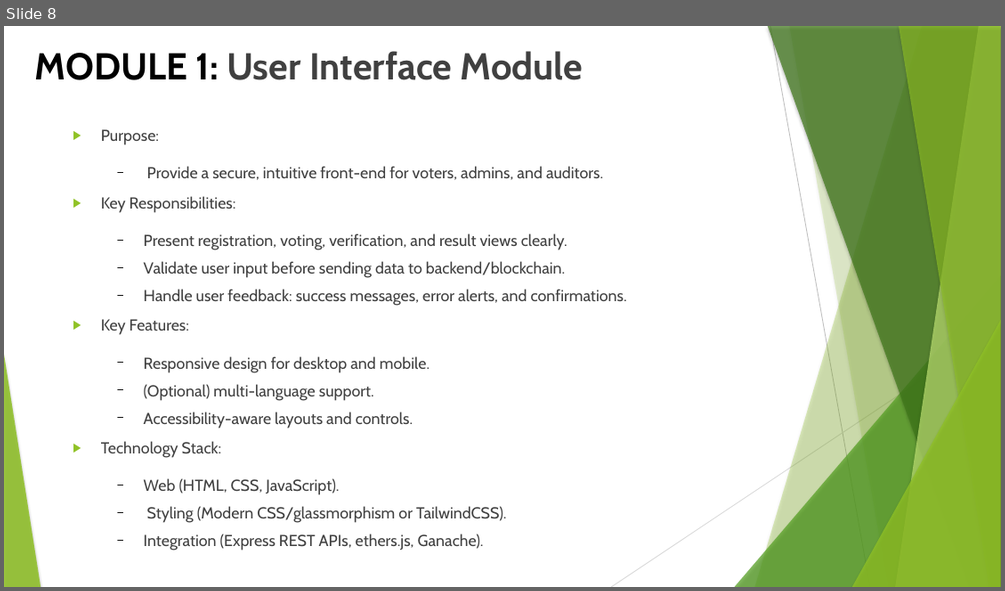
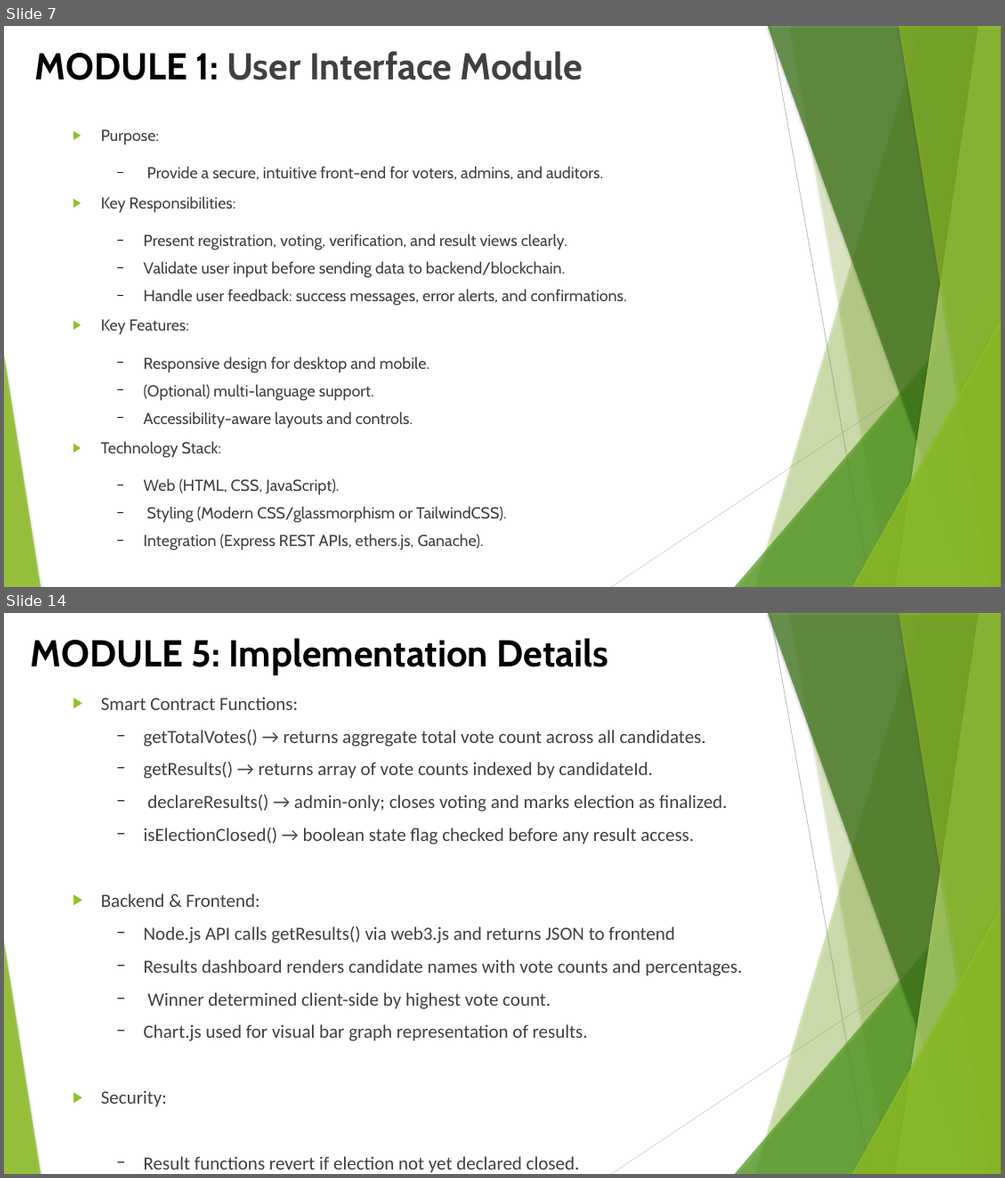
Before and after one commit to SridharanThangaraji/blockchain-voting, a slide deck: docs/blockchain-voting-review-II.pptx. Shown one above the other, each under a label of ours: slide 8 before the commit, slides 7 and 14 after it; the slides between them are not shown. The pictures are 1005x591 and 1005x1178 pixels, drawn with LibreOffice and Linux fonts; fonts in the diff are those of the drawing. Boxes give left, top, right and bottom in pixels: in the first picture for what was removed or moved away, otherwise in the second. Text is boxed around its words. In the diff, an @@ line names an element or a change of style, - is before the commit and + after.

```diff
--- a/docs/blockchain-voting-review-II.pptx
+++ b/docs/blockchain-voting-review-II.pptx
@@ slide 14 added at (4, 613, 1001, 1174), background #FFFFFF; not listed: 10 template elements that a slide beside it also shows @@
@@ title added at (30, 638, 608, 675), 36 pt, text #000000, bold @@
+MODULE 5: Implementation Details
@@ text added at (101, 697, 742, 1173), 18 pt, text #404040 @@
+▶ Smart Contract Functions:
+  − getTotalVotes() → returns aggregate total vote count across all candidates.
+  − getResults() → returns array of vote counts indexed by candidateId.
+  − declareResults() → admin-only; closes voting and marks election as finalized.
+  − isElectionClosed() → boolean state flag checked before any result access.
+▶ Backend & Frontend:
+  − Node.js API calls getResults() via web3.js and returns JSON to frontend
+  − Results dashboard renders candidate names with vote counts and percentages.
+  − Winner determined client-side by highest vote count.
+  − Chart.js used for visual bar graph representation of results.
+▶ Security:
+  − Result functions revert if election not yet declared closed.
+  − Admin key required to call declareResults() — prevents unauthorized closure.
@@ what was slide 8 is now slide 7 @@
```
Also in this commit, not shown: 7 other slides changed, 9 other slides added, 7 slides removed, 1 other file.
